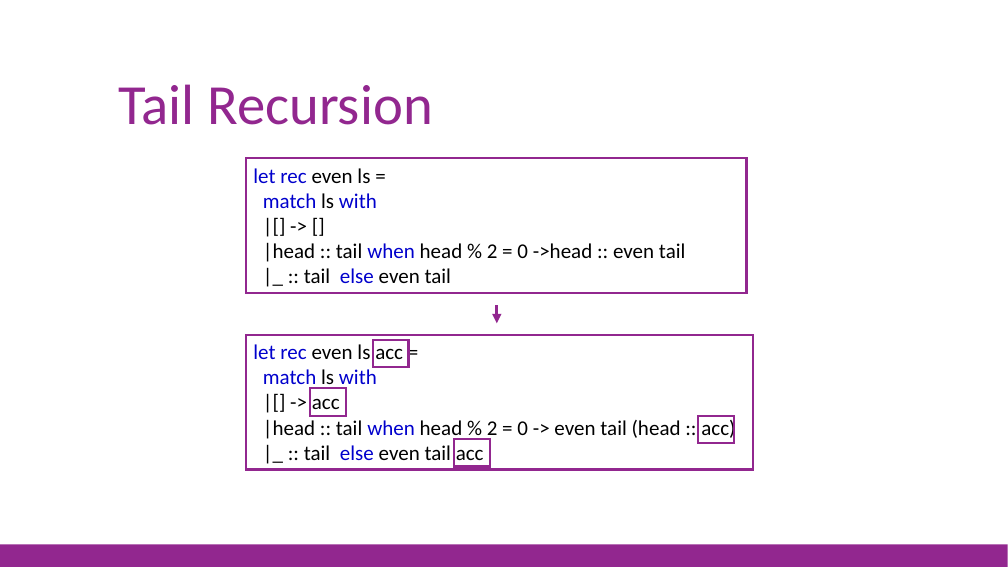
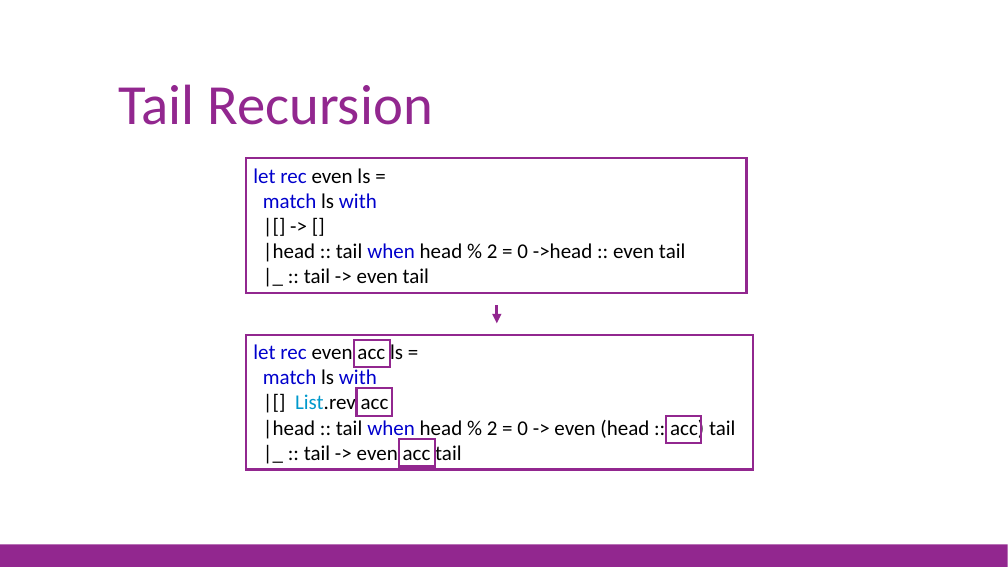
Before and after one commit to jorgef/fsharpworkshop, a slide deck: slide 66 of FSharpWorkshop_Slides.pptx. Drawn at 1008x567 pixels with LibreOffice and Linux fonts; fonts in the diff are those of the drawing. Boxes give left, top, right and bottom in pixels: in the first picture for what was removed or moved away, otherwise in the second. Text is boxed around its words. In the diff, an @@ line names an element or a change of style, - is before the commit and + after.

```diff
--- a/FSharpWorkshop_Slides.pptx
+++ b/FSharpWorkshop_Slides.pptx
@@ text in rectangle at [304,268,429,283]: text changed @@
-|_ :: tail else even tail
+|_ :: tail -> even tail
@@ text in rectangle at [253,341,403,365]: text changed @@
-let rec even ls acc =
+let rec even acc ls =
@@ rectangle: place and size @@
-rectangle at [373,340,408,367]
+rectangle at [354,340,389,367]
@@ rectangle: place and size @@
-rectangle at [310,389,346,416]
+rectangle at [357,389,392,416]
@@ text in rectangle at [263,392,735,466]: text changed @@
-|[] -> acc
-|head :: tail when head % 2 = 0 -> even tail (head :: acc)
-|_ :: tail else even tail acc
+|[] List.rev acc
+|head :: tail when head % 2 = 0 -> even (head :: acc) tail
+|_ :: tail -> even acc tail
@@ rectangle: place and size @@
-rectangle at [699,416,734,443]
+rectangle at [665,416,701,443]
@@ rectangle: place and size @@
-rectangle at [454,439,490,467]
+rectangle at [399,439,435,467]
```
Also in this commit, not shown: 11 other slides changed, 22 other files.
